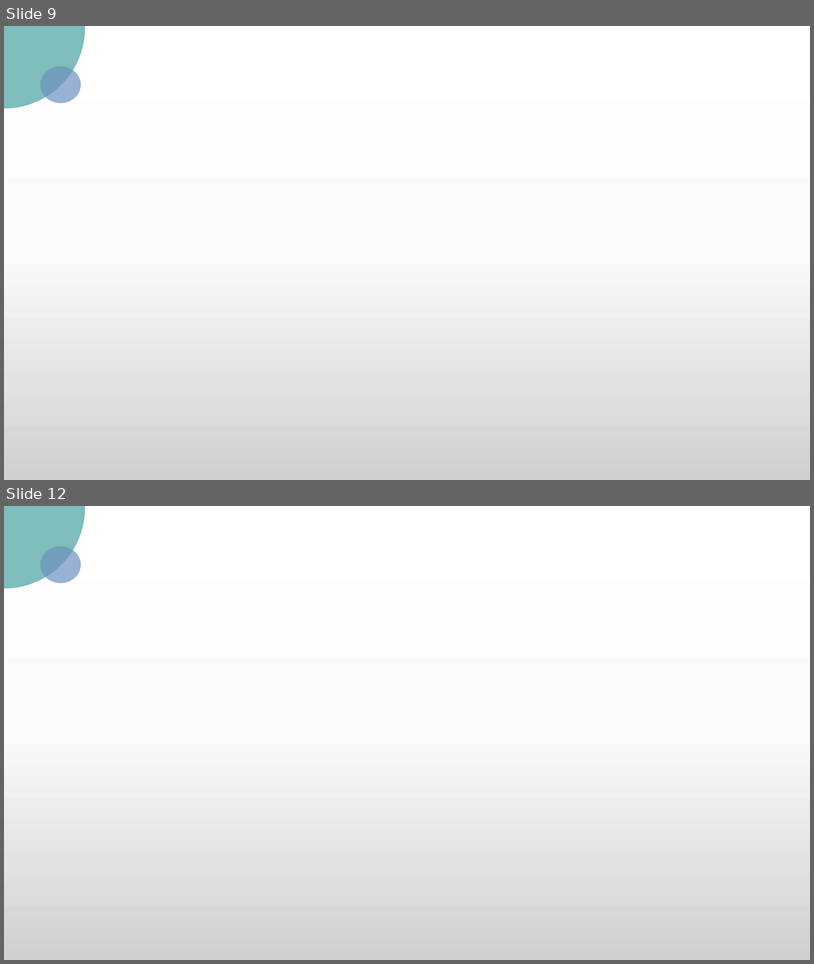
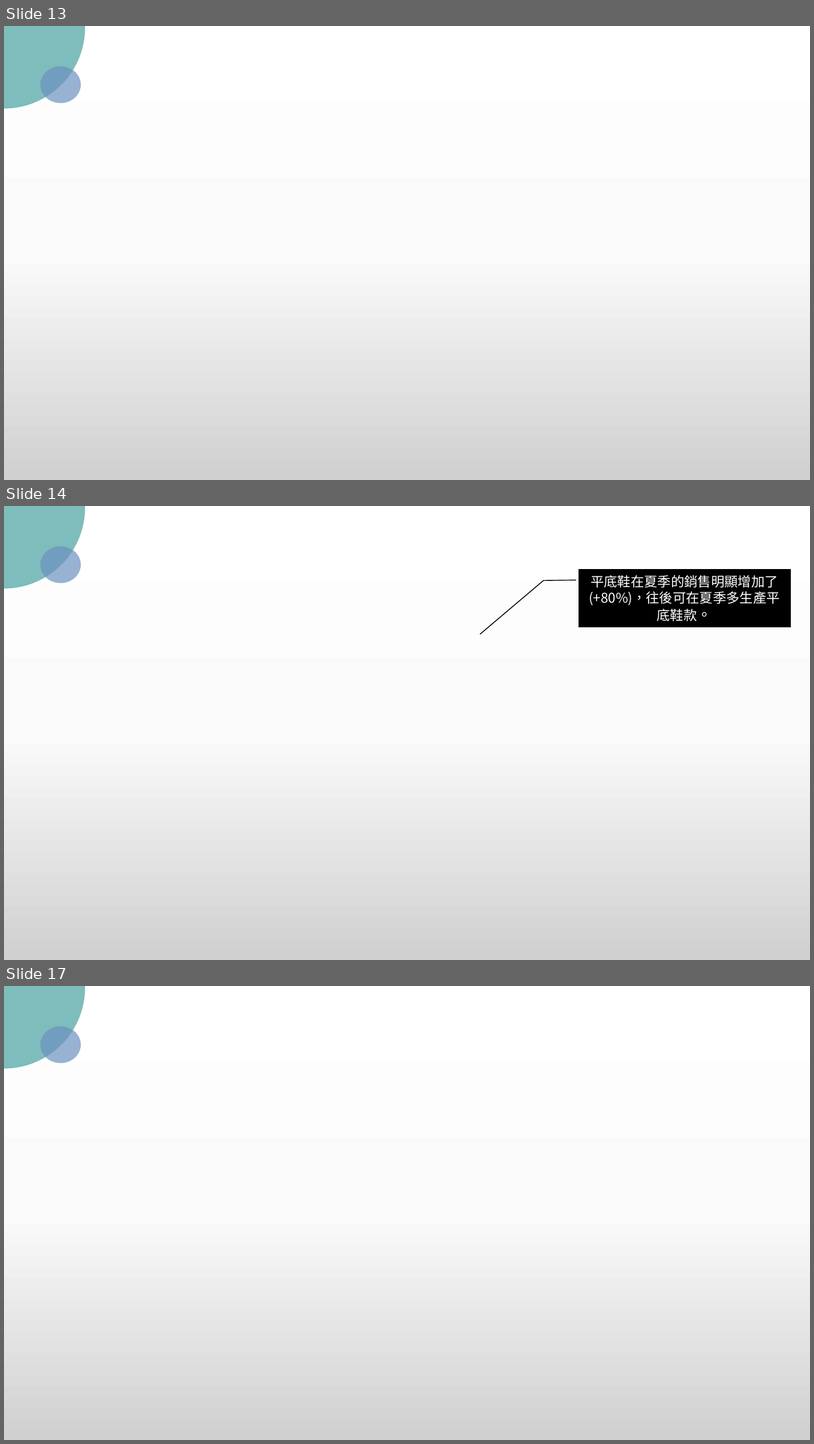
Before and after one commit to Crystal9202/SideProject02-DataAnalysis, a slide deck: Sideprojetc.pptx. Shown one above the other, each under a label of ours: slides 9 and 12 before the commit, slides 13, 14 and 17 after it; the slides between them are not shown. The pictures are 814x964 and 814x1444 pixels, drawn with LibreOffice and Linux fonts; fonts in the diff are those of the drawing; background and template pictures are left out. Boxes give left, top, right and bottom in pixels: in the first picture for what was removed or moved away, otherwise in the second. Text is boxed around its words. In the diff, an @@ line names an element or a change of style, - is before the commit and + after.

```diff
--- a/Sideprojetc.pptx
+++ b/Sideprojetc.pptx
@@ slide 14 added at box(4, 506, 810, 960), background picture (left out) @@
@@ ellipse added at box(4, 506, 85, 588), fill #48A2A0 at 70% opacity @@
@@ ellipse added at box(40, 547, 81, 583), fill #6C92C0 at 70% opacity @@
@@ border callout added at box(579, 570, 791, 627), fill #000000, outline #000000 1 pt, 16 pt, text #FFFFFF @@
+平底鞋在夏季的銷售明顯增加了(+80%)，往後可在夏季多生產平底鞋款。
@@ what was slide 9 is now slide 13 @@
@@ what was slide 12 is now slide 17 @@
```
Also in this commit, not shown: 3 slides changed, 14 other slides added, 8 slides removed, 3 other files.
